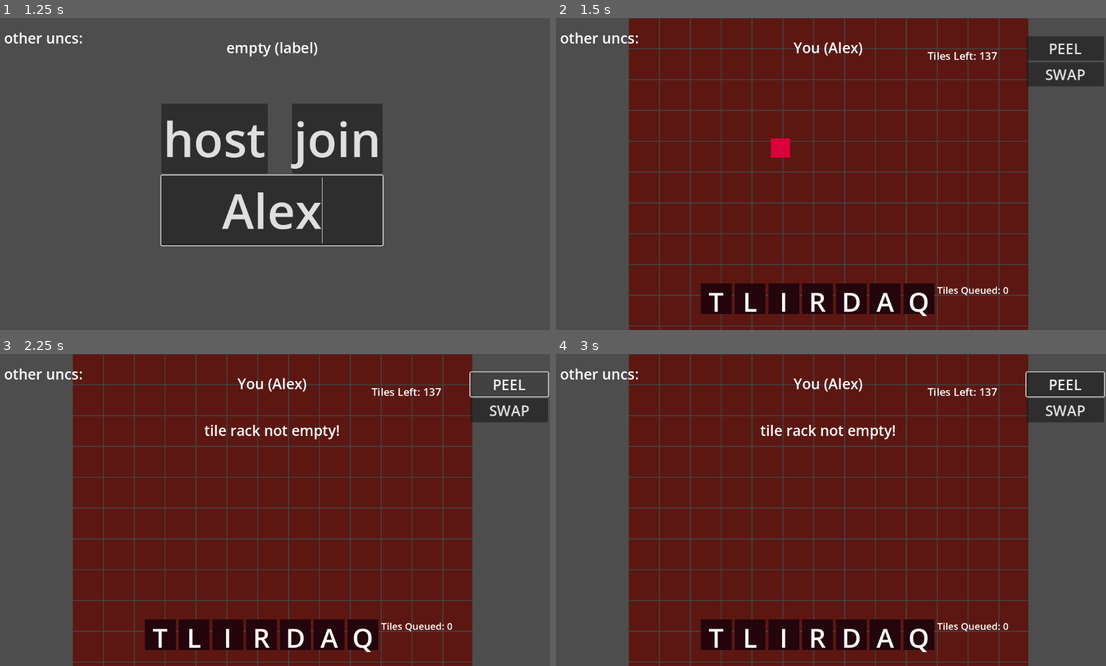
Above: before the commit, frames 1-4 (two rows, left to right).
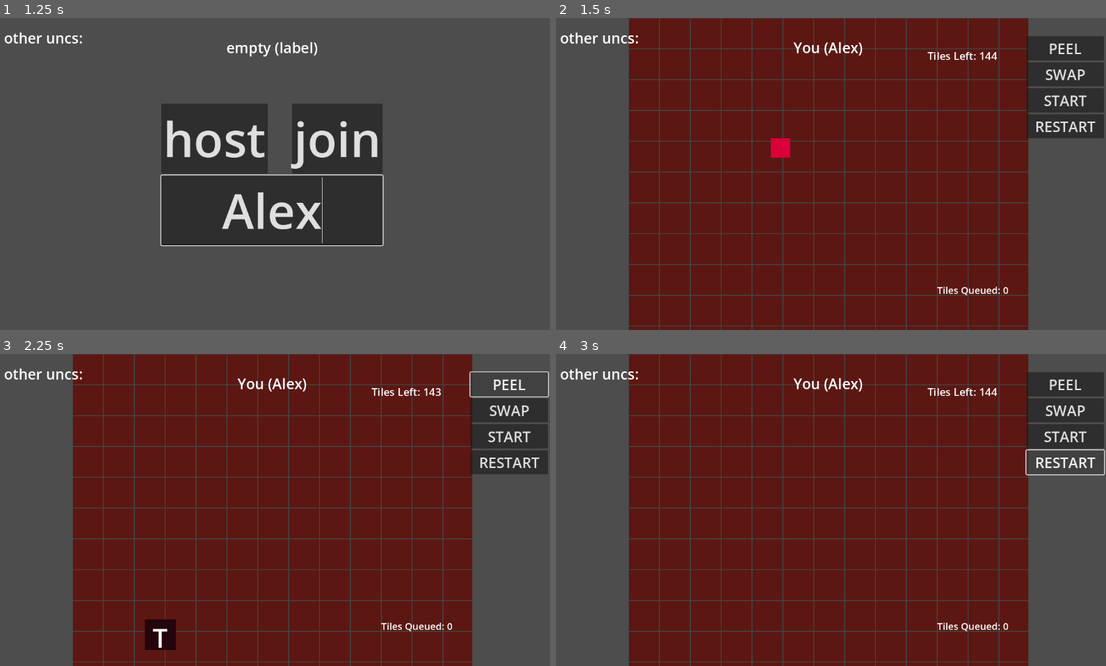
Above: after the commit, the same moments.

Repository: generallyy/bananagrams
Game: Godot game, scene res://scenes/Main.tscn
Same seed, same stepped clock (60 frames per second), same inputs: the game is played once before the commit and once after it.
Inputs (mouse positions are in pixels of both pictures, inside the frame that each line leads up to):
- Up to frame 1 (1.25 s): click (269, 211) at 0.52 s; type "Alex" at 0.6 s
- Up to frame 2 (1.5 s): click "host" at 1.25 s
- Up to frame 3 (2.25 s): click "PEEL" at 2 s
- Up to frame 4 (3 s): click (1067, 463) at 2.75 s, where only the run after the commit has a clickable "RESTART"

Frame 1 is identical in both runs. In frame 2, 6.0% of the frame differs, in the area x 26-100%, y 10-96%; in frame 3, 5.8%; in frame 4, 5.8%.

Commit message:
START + RESTART + WIN
Start to automatically draw 7. Restart to restart board, rack, and tile pool. Win just sets the MsgBox (lazy rn)

Diff:
--- a/scenes/PlayerBoard.tscn
+++ b/scenes/PlayerBoard.tscn
@@ -74,6 +74,14 @@
 layout_mode = 2
 text = "SWAP"
 
+[node name="Start" type="Button" parent="VBoxContainer"]
+layout_mode = 2
+text = "START"
+
+[node name="Restart" type="Button" parent="VBoxContainer"]
+layout_mode = 2
+text = "RESTART"
+
 [node name="MsgBox" type="Label" parent="."]
 offset_top = 137.0
 offset_right = 1152.0
@@ -91,3 +99,5 @@
 text = "Tiles Left:"
 
 [connection signal="pressed" from="VBoxContainer/Swap" to="." method="_on_swap_pressed"]
+[connection signal="pressed" from="VBoxContainer/Start" to="." method="_on_start_pressed"]
+[connection signal="pressed" from="VBoxContainer/Restart" to="." method="_on_restart_pressed"]
--- a/scripts/PlayerBoard.gd
+++ b/scripts/PlayerBoard.gd
@@ -35,28 +35,35 @@
 func _ready():
 	#modulate.a = .5
 	print("unique id: ", multiplayer.get_unique_id())
-	#print("player board owned by: %s | Am I authority? %s" % [get_multiplayer_authority(), is_multiplayer_authority()])
 	#board_state[Vector2i(5, 5)] = make_node_tile("C")
 	draw_visible_grid(Vector2i(0, 0), grid_size)
 	viewport.size = $SubViewportContainer.size
 
+	# p sure i don't need to check for authority here... oh wait yes i do
 	if multiplayer.is_server() and get_multiplayer_authority() == 1:
 		print("generating tile pool")
 		tile_pool = generate_tile_pool()
 		host_update_tile_count()
 	# THIS IS VERY TEMPORARY OKAY
 	#tile_rack.add_tile("A")
-	for i in range(7):
-		request_peel()
 
 	if get_multiplayer_authority() != multiplayer.get_unique_id():
 		visible = false
+	if not multiplayer.is_server():
+		$VBoxContainer/Start.visible = false
+		$VBoxContainer/Restart.visible = false
 	#peel_button.name = "Peel_%s" % get_multiplayer_authority()
 	peel_button.connect("pressed", _on_peel_pressed)
 	msgbox.visible = false
 
-	var dict_filepath = "res://assets/dict.txt"
-	load_dictionary_from_file(dict_filepath)
+	if is_multiplayer_authority():
+		var dict_filepath = "res://assets/dict.txt"
+		load_dictionary_from_file(dict_filepath)
+		really_anyone_update_tile_count()
+
+
+
+
 
 
 
@@ -262,10 +269,11 @@
 	for peer_id in multiplayer.get_peers():
 		if tile_pool.size() == 0:
 			print("bag empty!")
-			break
+			win_send_all(sender_id)
+			return
 		var tile = tile_pool.pop_back()
 
-		# get teh board node for this peer and call rpc on it?
+		# get the board node for this peer and call rpc on it?
 		var board_node = get_node("/root/Main/%s/Board_%s" % [peer_id, peer_id])
 		board_node.rpc_id(peer_id, "give_tile", tile)
 
@@ -273,8 +281,26 @@
 	if (tile_pool.size() != 0):
 		var host_board = get_node("/root/Main/1/Board_1")
 		host_board.give_tile(tile_pool.pop_back())
+	else:
+		print("bag empty!")
+		win_send_all(sender_id)
 
 	host_update_tile_count()
+
+func win_send_all(winner_id):
+	for peer_id in multiplayer.get_peers():
+		var board_node = get_node("/root/Main/%s/Board_%s" % [peer_id, peer_id])
+		board_node.rpc_id(peer_id, "win", winner_id)
+	# for the host
+	win(winner_id)
+
+@rpc("any_peer")
+func win(winner_id):
+	print("hello displaying message on %s screen" % multiplayer.get_unique_id())
+	var main = get_node("/root/Main")
+	var names = main.player_names
+	setMsgBox("%s has WON THE GAME!" % names.get(winner_id))
+
 
 
 func get_all_words() -> Array:
@@ -369,13 +395,18 @@
 	else:
 		printerr("err: could not open dict file at %s"  % filepath)
 
-
+func really_anyone_update_tile_count():
+	anyone_update_tile_count.rpc_id(1)
+
+# really still have no idea how this works
+@rpc("any_peer", "call_local")
+func anyone_update_tile_count():
+	var board = get_node("/root/Main/1/Board_1")
+	board.host_update_tile_count()
 
 ## should only be called by authority = 1, is_server(). rpcs the tile count to everyone else to adjust.
 func host_update_tile_count():
-	print("hello this runs")
 	tilect = tile_pool.size()
-	print("tilect: ", tilect)
 	tile_count.text = "Tiles Left: %d" % tilect
 	for peer_id in multiplayer.get_peers():
 		rpc_id(peer_id, "update_tile_count", tilect)
@@ -406,7 +437,7 @@
 	# this is just testing lol
 	#for l in ["E", "D", "C", "B", "A"]:
 		#add_letter(pool, l, 1)
-#
+
 	pool = generate_array_default()
 
 	pool.shuffle()
@@ -437,3 +468,32 @@
 	add_letter(pool, "E", 18)
 
 	return pool
+
+
+func _on_start_pressed():
+	for i in range(7):
+		request_peel()
+
+func _on_restart_pressed():
+	# this is automatically true
+	# resetting tile_pool, board state, and tile rack.
+	if multiplayer.is_server() and get_multiplayer_authority() == 1:
+		print("generating tile pool")
+		tile_pool = generate_tile_pool()
+		host_update_tile_count()
+
+
+	# Host pulls one tile for each player
+	for peer_id in multiplayer.get_peers():
+		var board_node = get_node("/root/Main/%s/Board_%s" % [peer_id, peer_id])
+		board_node.rpc_id(peer_id, "restart")
+
+	restart()
+
+
+
+@rpc("any_peer")
+func restart():
+	board_state = {}
+	draw_visible_grid()
+	tile_rack.empty()
--- a/scripts/TileRack.gd
+++ b/scripts/TileRack.gd
@@ -24,6 +24,15 @@
 			return false
 	return true
 
+func empty():
+	rack_queue.clear()
+	for child in tile_layer.get_children():
+		remove_tile(child)
+	rack.clear()
+	rack.resize(rack_limit)
+	update_queue_label()
+
+
 func _spawn_tile(letter: String):
 	var tile = preload("res://scenes/NodeTile.tscn").instantiate()
 	tile.letter = letter
@@ -47,7 +56,7 @@
 func remove_tile(tile: Node):
 	if tile.get_parent() == tile_layer:
 		var index = rack.find(tile)
-		print("index %d" % index)
+		#print("index %d" % index)
 		if index != -1:
 			rack[index] = null
 			tile_layer.remove_child(tile)
